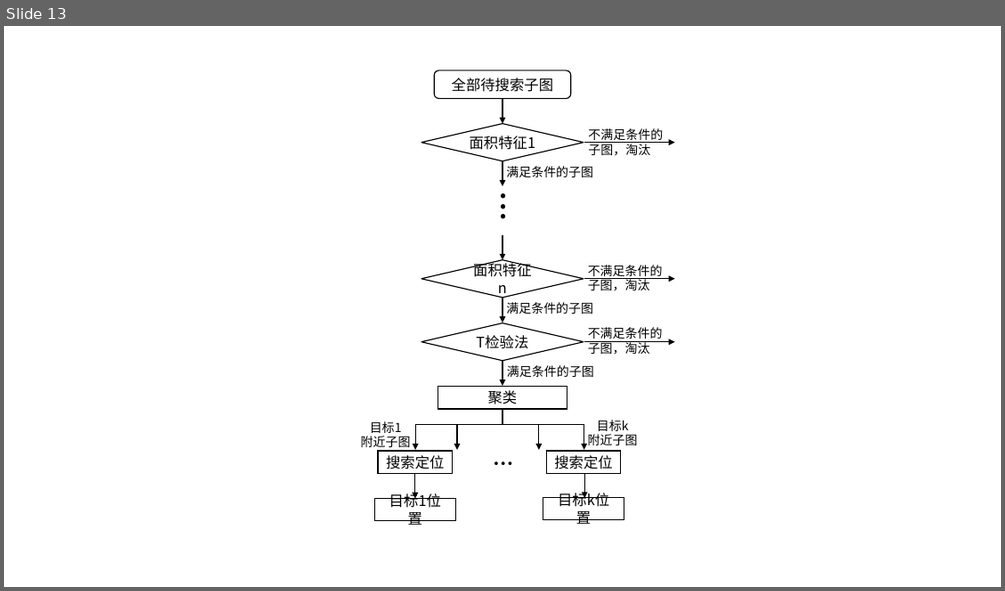
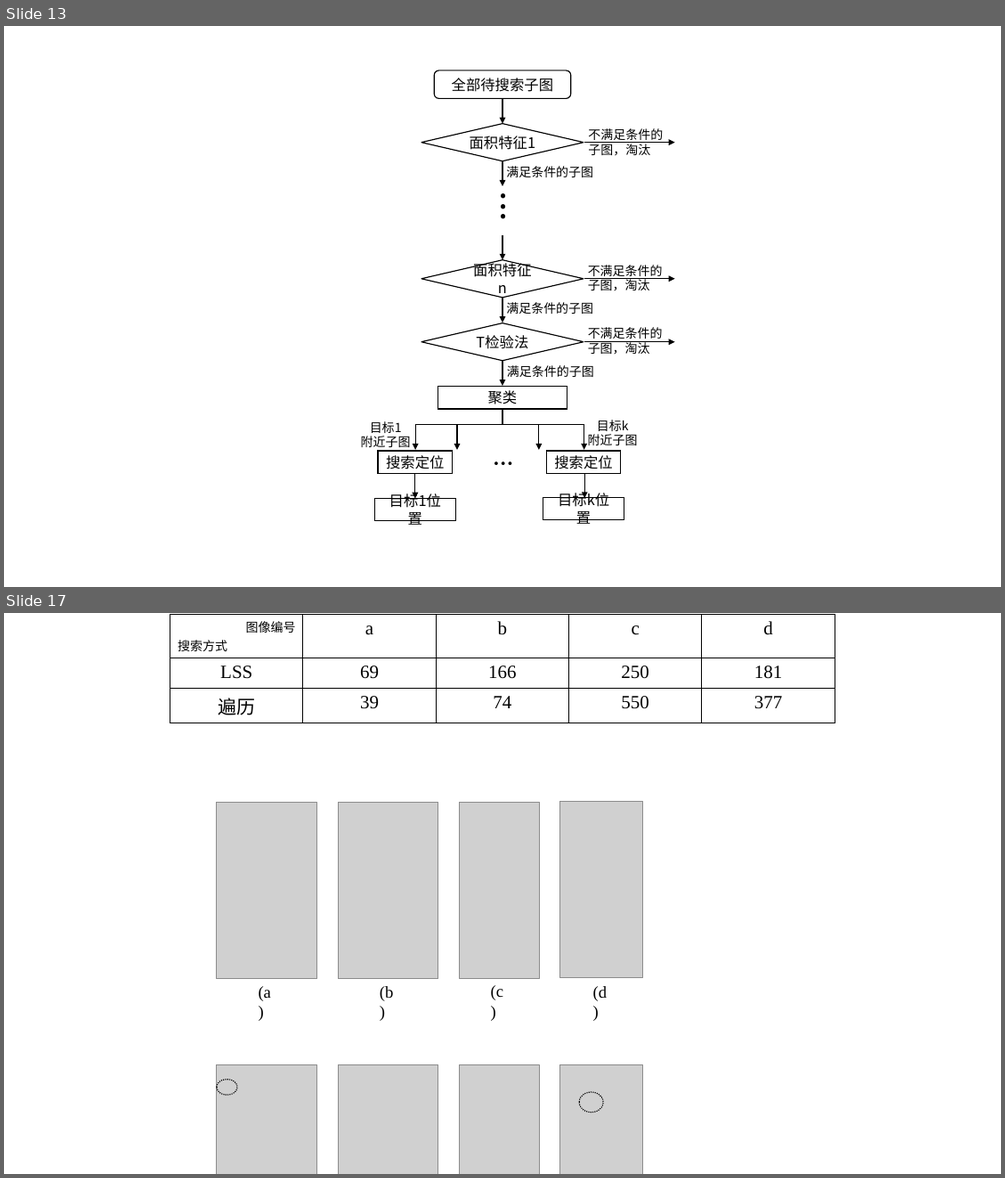
Before and after one commit to SJTUMichael/-, a slide deck: 示意图.pptx. Shown one above the other, each under a label of ours: slide 13 before the commit, slides 13 and 17 after it; the slides between them are not shown. The pictures are 1005x591 and 1005x1178 pixels, drawn with LibreOffice and Linux fonts; fonts in the diff are those of the drawing; grey boxes stand for pictures. Boxes give left, top, right and bottom in pixels: in the first picture for what was removed or moved away, otherwise in the second. Text is boxed around its words. In the diff, an @@ line names an element or a change of style, - is before the commit and + after.

```diff
--- a/示意图.pptx
+++ b/示意图.pptx
@@ slide 17 added at box(4, 613, 1001, 1174), background #FFFFFF @@
@@ table added at box(170, 615, 835, 719), 3 rows, 5 columns @@
+图像编号 / 搜索方式 | a | b | c | d
+LSS | 69 | 166 | 250 | 181
+遍历 | 39 | 74 | 550 | 377
@@ picture added at box(217, 803, 316, 979) @@
@@ picture added at box(339, 803, 438, 979) @@
@@ picture added at box(460, 803, 540, 979) @@
@@ picture added at box(560, 802, 643, 978) @@
@@ text added at box(259, 986, 271, 1001), 16 pt, text #000000 @@
+(a)
@@ text added at box(380, 986, 393, 1001), 16 pt, text #000000 @@
+(b)
@@ text added at box(491, 985, 503, 1000), 16 pt, text #000000 @@
+(c)
@@ text added at box(593, 986, 607, 1001), 16 pt, text #000000 @@
+(d)
@@ picture added at box(217, 1064, 316, 1174) @@
@@ picture added at box(339, 1064, 438, 1174) @@
@@ picture added at box(460, 1064, 540, 1174) @@
@@ picture added at box(560, 1064, 643, 1174) @@
@@ ellipse added at box(217, 1078, 237, 1094), outline #000000 1 pt dashed @@
@@ ellipse added at box(579, 1093, 603, 1112), outline #000000 1 pt dashed @@
```
Also in this commit, not shown: 4 other slides added, 3 other files.
